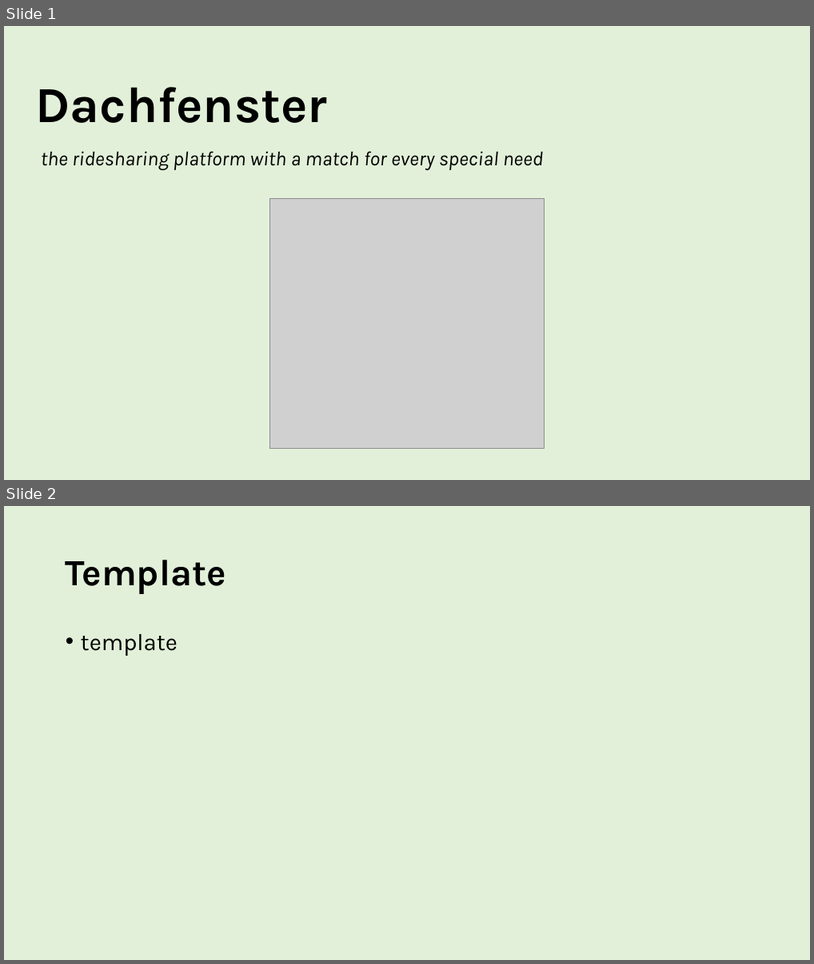
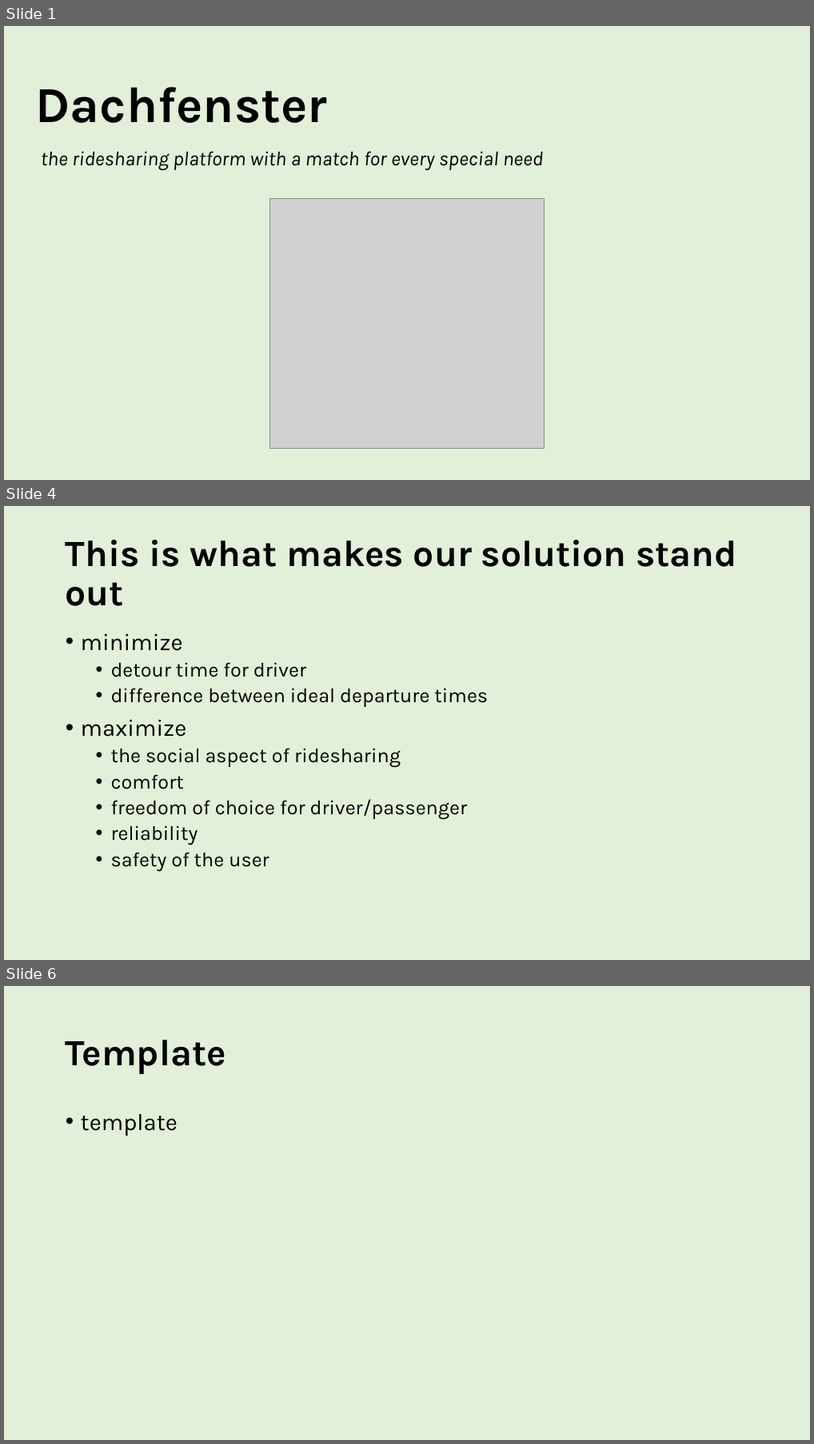
Before and after one commit to lumagician/dachfenster, a slide deck: static/dachfenster-pitch.pptx. Shown one above the other, each under a label of ours: slides 1 and 2 before the commit, slides 1, 4 and 6 after it; the slides between them are not shown. The pictures are 814x964 and 814x1444 pixels, drawn with LibreOffice and Linux fonts; fonts in the diff are those of the drawing; grey boxes stand for pictures. Boxes give left, top, right and bottom in pixels: in the first picture for what was removed or moved away, otherwise in the second. Text is boxed around its words. In the diff, an @@ line names an element or a change of style, - is before the commit and + after.

```diff
--- a/static/dachfenster-pitch.pptx
+++ b/static/dachfenster-pitch.pptx
@@ slide 4 added at box(4, 506, 810, 960), background #E2F0D9 @@
@@ title added at box(66, 540, 738, 606), 44 pt, text #000000, bold @@
+This is what makes our solution stand out
@@ text added at box(81, 634, 488, 871), 24 pt, text #000000 @@
+• minimize
+  • detour time for driver
+  • difference between ideal departure times
+• maximize
+  • the social aspect of ridesharing
+  • comfort
+  • freedom of choice for driver/passenger
+  • reliability
+  • safety of the user
@@ what was slide 2 is now slide 6 @@
```
Also in this commit, not shown: 3 other slides added, 2 other files.
